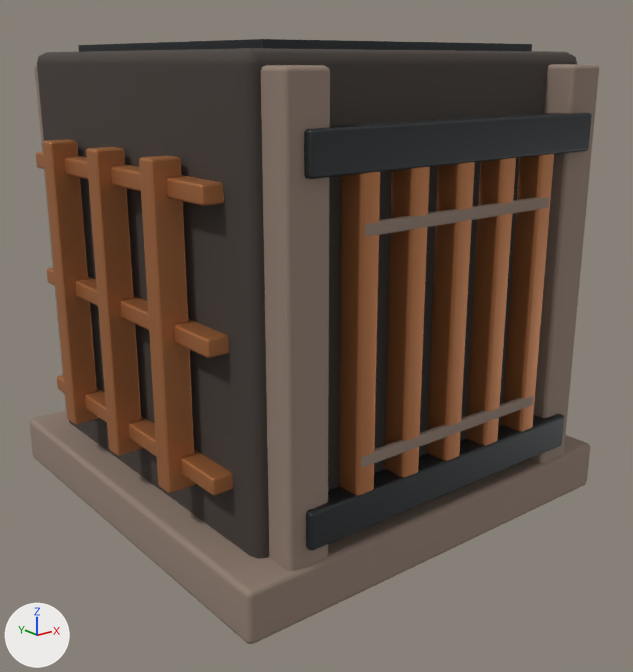
One commit to the Blender file tools/godot-campaign/structure-art/blend/refinery-base-0.blend: the scene before it, then after it.
Both versions are drawn from a 50 mm camera at (-1.202, -1.565, 0.966) aimed at (0.004, -0.058, 0.363). The lights are fixed; the arrows at lower left show +X, +Y and +Z. The older version comes first.

Script lines for the objects in view, before the commit:
```python
me_cube_001 = bpy.data.meshes.new('Cube.001')
me_cube_001.from_pydata(...)  # 232 vertices, 222 faces; spans x -0.36..0.36, y 0.0..1.0, z -0.498..0.498
me_cube_001.materials.append(mat_refinery_2)  # dark grey #35383a
me_cube_002 = bpy.data.meshes.new('Cube.002')
me_cube_002.from_pydata(...)  # 504 vertices, 486 faces; spans x -0.49..0.49, y 0.0..0.96, z -0.495..0.495
me_cube_002.materials.append(mat_refinery_1)  # brown #958275
me_cube_005 = bpy.data.meshes.new('Cube.005')
me_cube_005.from_pydata(...)  # 1232 vertices, 1188 faces; spans x -0.49..0.49, y 0.19..0.81, z -0.495..0.495
me_cube_005.materials.append(mat_refinery_3)  # orange #b87748
ob_refinery_1 = bpy.data.objects.new('refinery_1', me_cube_002)
ob_refinery_1.location = (0.0, 0.0, 0.0)
ob_refinery_1.rotation_euler = (1.571, 0.0, 0.0)  # degrees (90, 0, 0)
ob_refinery_2 = bpy.data.objects.new('refinery_2', me_cube_001)
ob_refinery_2.location = (0.0, 0.0, 0.0)
ob_refinery_2.rotation_euler = (1.571, 0.0, 0.0)  # degrees (90, 0, 0)
ob_refinery_3 = bpy.data.objects.new('refinery_3', me_cube_005)
ob_refinery_3.location = (0.0, 0.0, 0.0)
ob_refinery_3.rotation_euler = (1.571, 0.0, 0.0)  # degrees (90, 0, 0)
# also in view: 'refinery_0' at (0.0, 0.0, 0.5)
```
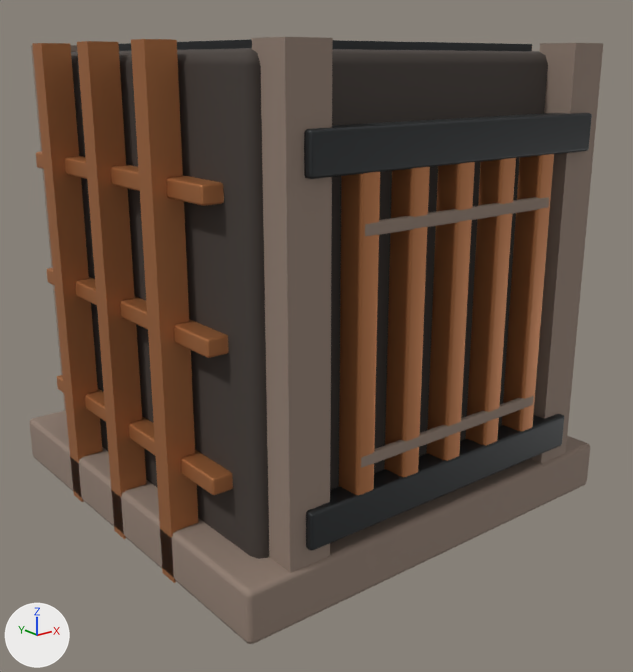
Edits to the scene script, one JSON object a line:
```json
{"block": "me_cube_002", "where": "# used by ob_refinery_1; location = (0.0, 0.0, 0.0); rotation_euler = (1.571, 0.0, 0.0), in degrees (90, 0, 0)"}
{"op": "remove", "block": "me_cube_002", "code": "me_cube_002.from_pydata(...)  # 504 vertices, 486 faces; spans x -0.49..0.49, y 0.0..0.96, z -0.495..0.495"}
{"op": "add", "block": "me_cube_002", "code": "me_cube_002.from_pydata(...)  # 312 vertices, 294 faces; spans x -0.49..0.49, y 0.0..1.0, z -0.495..0.495"}
{"block": "me_cube_002", "change": "me_cube_002 part 1: a new loose piece, a box spanning x -0.395..-0.305, y 0.0..1.0, z -0.482..-0.398, in mat_refinery_1 (brown #958275)"}
{"block": "me_cube_002", "change": "me_cube_002 part 2: a new loose piece, a box spanning x -0.395..-0.305, y 0.0..1.0, z 0.398..0.482, in mat_refinery_1 (brown #958275)"}
{"block": "me_cube_002", "change": "me_cube_002 part 3: a new loose piece, a box spanning x 0.305..0.395, y 0.0..1.0, z 0.398..0.482, in mat_refinery_1 (brown #958275)"}
{"block": "me_cube_002", "change": "me_cube_002 part 4: the loose piece of 56 vertices spanning x -0.395..-0.305, y 0.04..0.96, z -0.482..-0.398 is deleted"}
{"block": "me_cube_002", "change": "other edits to the shape of me_cube_002 do not show in these pictures"}
{"block": "me_cube_005", "where": "# used by ob_refinery_3; location = (0.0, 0.0, 0.0); rotation_euler = (1.571, 0.0, 0.0), in degrees (90, 0, 0)"}
{"op": "remove", "block": "me_cube_005", "code": "me_cube_005.from_pydata(...)  # 1232 vertices, 1188 faces; spans x -0.49..0.49, y 0.19..0.81, z -0.495..0.495"}
{"op": "add", "block": "me_cube_005", "code": "me_cube_005.from_pydata(...)  # 944 vertices, 900 faces; spans x -0.49..0.49, y 0.0..1.0, z -0.495..0.495"}
{"block": "me_cube_005", "change": "me_cube_005 part 5: a new loose piece, a box spanning x -0.49..-0.43, y 0.0..1.0, z -0.023..0.023, in mat_refinery_3 (orange #b87748)"}
{"block": "me_cube_005", "change": "me_cube_005 part 6: a new loose piece, a box spanning x -0.49..-0.43, y 0.0..1.0, z 0.188..0.232, in mat_refinery_3 (orange #b87748)"}
{"block": "me_cube_005", "change": "me_cube_005 part 7"}
{"block": "me_cube_005", "change": "55 vertices are removed from x -0.49..-0.43, y 0.19..0.81, z -0.232..-0.188"}
{"block": "me_cube_005", "change": "54 faces are deleted"}
{"block": "me_cube_005", "change": "1 vertex moves from x -0.488, y 0.192, z -0.23 to x -0.43, y 0.0, z -0.232"}
{"block": "me_cube_005", "change": "7 vertices are added at x -0.49..-0.43, y 0.0..1.0, z -0.232..-0.188"}
{"block": "me_cube_005", "change": "6 new faces join them"}
{"block": "me_cube_005", "change": "other edits to the shape of me_cube_005 do not show in these pictures"}
```

What differs and where, as boxes (x1, y1, x2, y2) in the pictures (633 x 672 px):
```json
{"object": "refinery_3", "change": "reshaped", "before": [36, 139, 554, 495], "after": [32, 39, 554, 583], "on screen": "53% taller"}
{"object": "refinery_1", "change": "reshaped", "before": [29, 64, 599, 644], "after": [29, 37, 603, 644]}
{"part": 1, "of": "me_cube_002", "change": "added", "after": [31, 45, 77, 411], "on screen": "mostly hidden"}
{"part": 2, "of": "me_cube_002", "change": "added", "after": [252, 37, 333, 573], "on screen": "brown"}
{"part": 3, "of": "me_cube_002", "change": "added", "after": [530, 43, 603, 464], "on screen": "brown"}
{"part": 4, "of": "me_cube_002", "change": "deleted", "before": [34, 65, 67, 411], "on screen": "mostly hidden"}
{"part": 5, "of": "me_cube_005", "change": "added", "after": [77, 41, 146, 539], "on screen": "orange"}
{"part": 6, "of": "me_cube_005", "change": "added", "after": [131, 39, 198, 583], "on screen": "orange"}
{"part": 7, "of": "me_cube_005", "change": "built on", "before": [42, 139, 99, 424], "after": [32, 43, 103, 502]}
```
